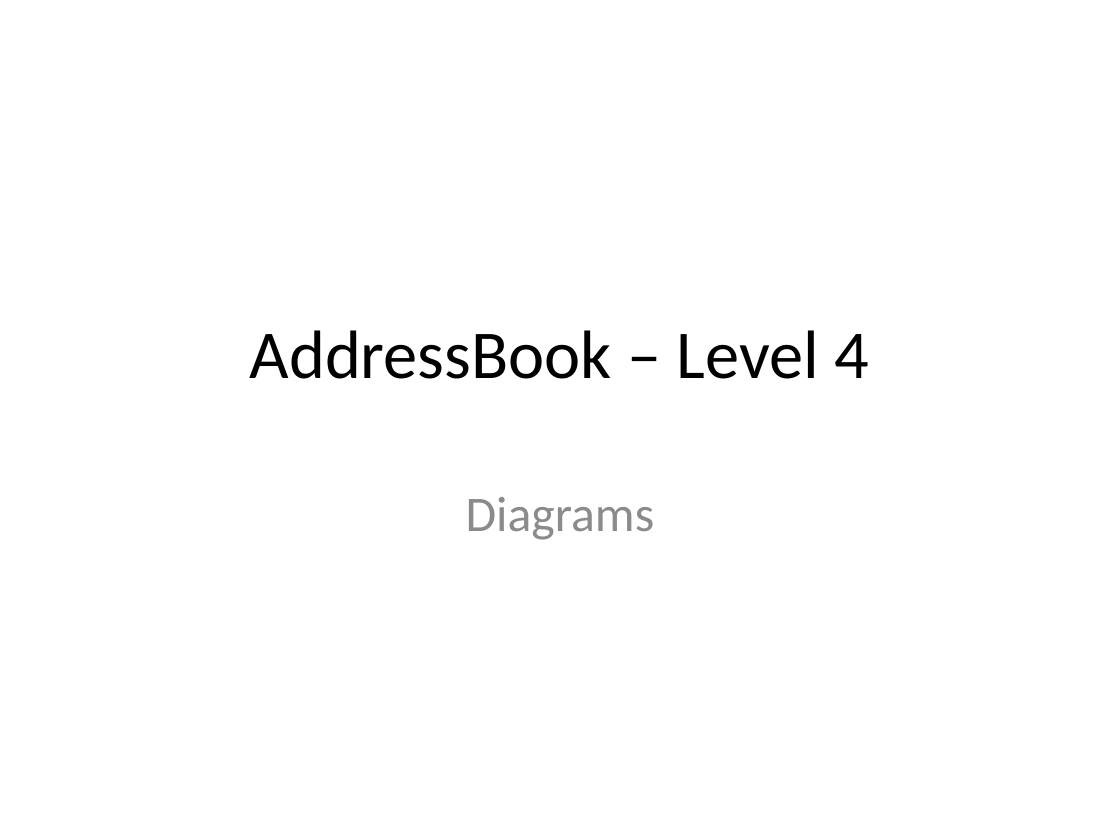
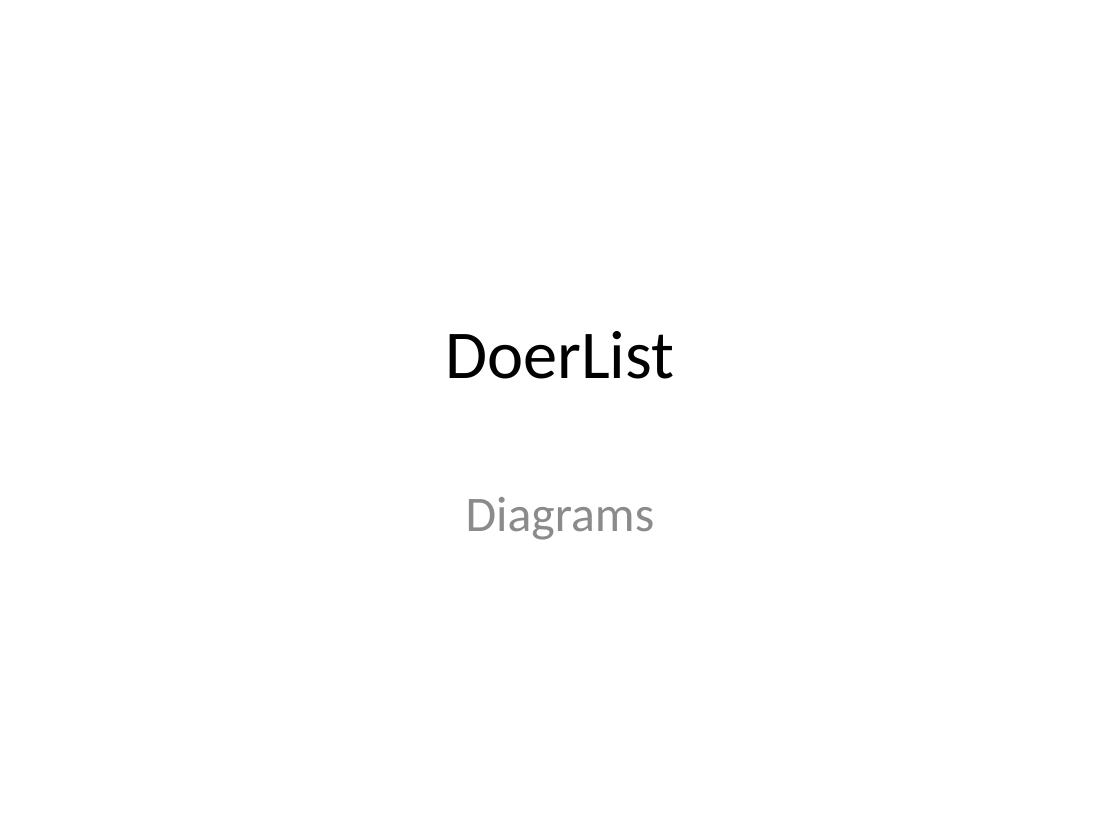
Before and after one commit to unusep/main, a slide deck: slide 1 of docs/diagrams/Diagrams.pptx. Drawn at 1120x840 pixels with LibreOffice and Linux fonts; fonts in the diff are those of the drawing. Boxes give left, top, right and bottom in pixels: in the first picture for what was removed or moved away, otherwise in the second. Text is boxed around its words. In the diff, an @@ line names an element or a change of style, - is before the commit and + after.

```diff
--- a/docs/diagrams/Diagrams.pptx
+++ b/docs/diagrams/Diagrams.pptx
@@ title at box(445, 331, 674, 379): text changed @@
-AddressBook – Level 4
+DoerList
```
Also in this commit, not shown: 1 other slide changed, 2 slides removed, 4 other files.
